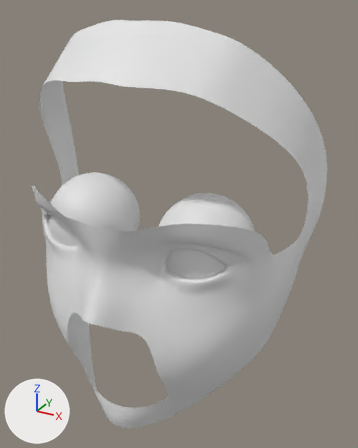
What one commit did to the Blender file character_anatomy/character1.blend.
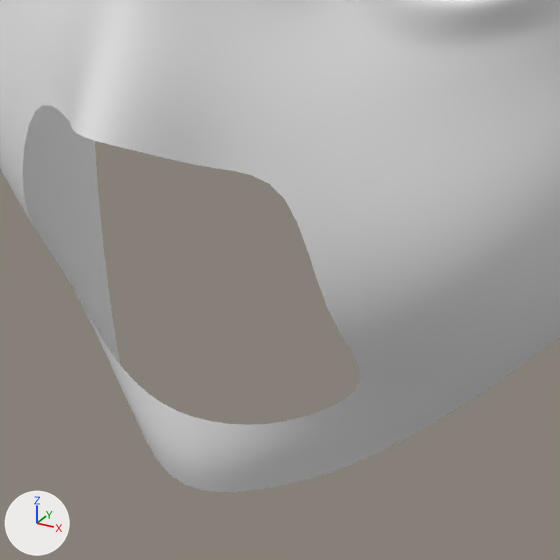
Each version appears first whole from a camera (50 mm lens) standing at (0.1163, -0.2357, 0.7996) and looking at (0.0143, -0.0503, 0.7069), and next in a close-up on the part from 17% to 63% of the width and 63% to 100% of the height. Arrows for +X, +Y and +Z are at lower left; the lights stay in place. The close-ups show mesh edges as thin lines.

Before the edit, the objects in view are built like this:
```python
me_circle = bpy.data.meshes.new('Circle')
me_circle.from_pydata([], [], [])
me_plane_001 = bpy.data.meshes.new('Plane.001')
me_plane_001.from_pydata(...)  # 132 vertices, 102 faces; spans x 0.0..0.073, y -0.105..-0.016, z 0.609..0.795
me_plane_001.polygons.foreach_set('use_smooth', [True] * 102)
ob_circle_001 = bpy.data.objects.new('Circle.001', me_circle)
ob_circle_001.location = (0.0, 0.0, 0.0)
_m = ob_circle_001.modifiers.new('Mirror', 'MIRROR')
_m.use_clip = True
ob_plane = bpy.data.objects.new('Plane', me_plane_001)
ob_plane.location = (0.0, 0.0, 0.0)
_m = ob_plane.modifiers.new('Mirror', 'MIRROR')
_m.use_clip = True
_m = ob_plane.modifiers.new('Subdivision', 'SUBSURF')
_m.levels = 2
```
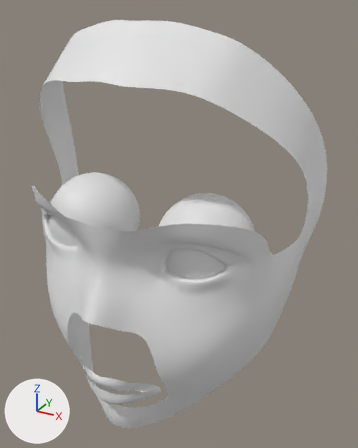
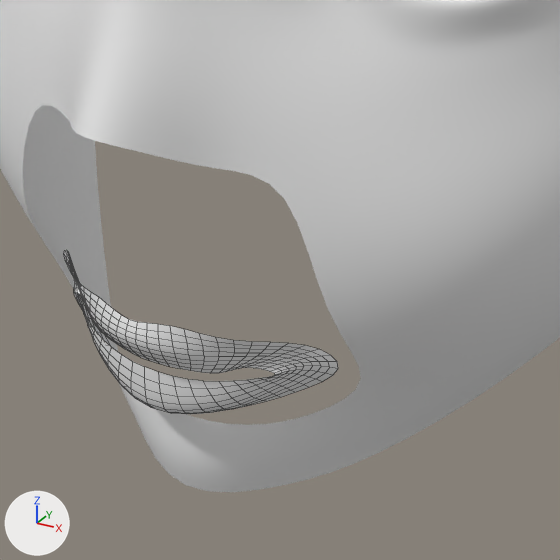
What changed in the scene script:
```text
Change me_circle:
    used by ob_circle_001; location = (0.0, 0.0, 0.0)
    remove me_circle.from_pydata(...)  # 0 vertices, 0 faces; spans empty
    add me_circle.from_pydata(...)  # 24 vertices, 14 faces; spans x 0.0..0.026, y -0.101..-0.083, z 0.628..0.649
    me_circle part 1: the whole mesh is rebuilt
Change ob_circle_001:
    add _m = ob_circle_001.modifiers.new('Subdivision', 'SUBSURF')
    add _m.levels = 2
```

Pixel boxes (x1, y1, x2, y2) of what changed, in the close-ups (560 x 560 px):
'Circle.001', now drawn
    after: (64, 250, 338, 414)
